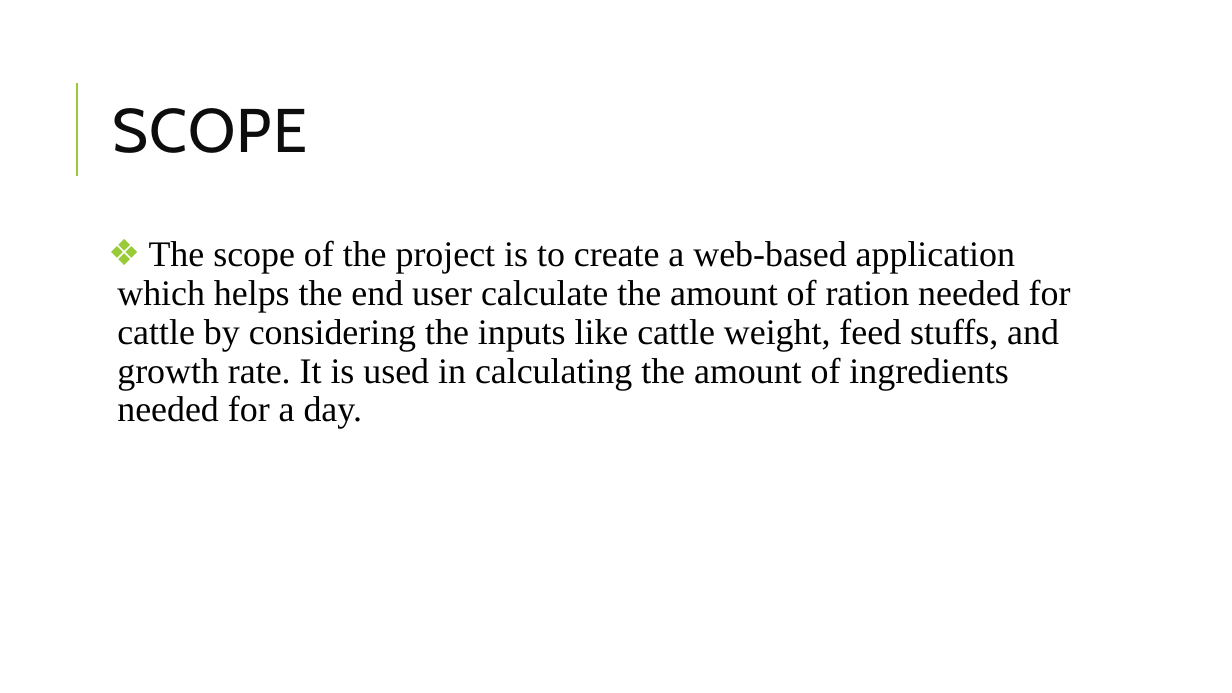
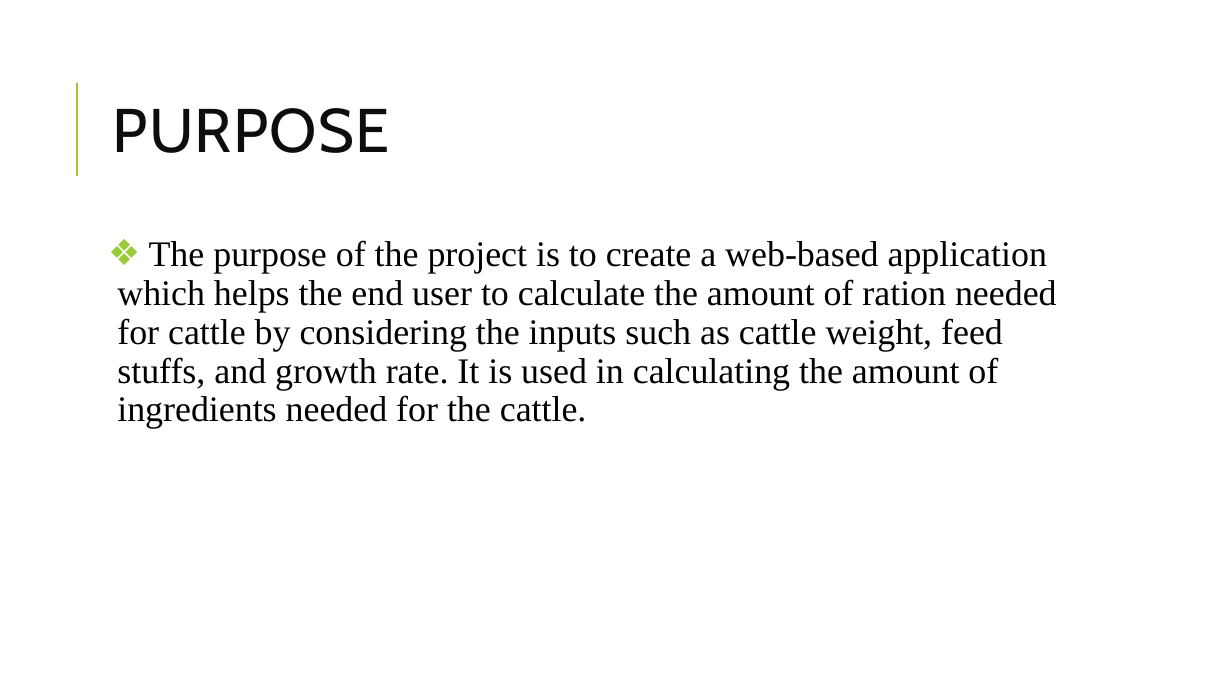
Before and after one commit to Satyavrath/rationbalancing, a slide deck: slide 4 of RationBalancing.pptx. Drawn at 1232x693 pixels with LibreOffice and Linux fonts; fonts in the diff are those of the drawing. Boxes give left, top, right and bottom in pixels: in the first picture for what was removed or moved away, otherwise in the second. Text is boxed around its words. In the diff, an @@ line names an element or a change of style, - is before the commit and + after.

```diff
--- a/RationBalancing.pptx
+++ b/RationBalancing.pptx
@@ title at (x1=113, y1=108, x2=390, y2=153): text changed @@
-SCOPE
+PURPOSE
@@ text at (x1=117, y1=240, x2=1057, y2=429): text changed @@
-❖ The scope of the project is to create a web-based application which helps the end user calculate the amount of ration needed for cattle by considering the inputs like cattle weight, feed stuffs, and growth rate. It is used in calculating the amount of ingredients needed for a day.
+❖ The purpose of the project is to create a web-based application which helps the end user to calculate the amount of ration needed for cattle by considering the inputs such as cattle weight, feed stuffs, and growth rate. It is used in calculating the amount of ingredients needed for the cattle.
```
Also in this commit, not shown: 4 other slides changed.
